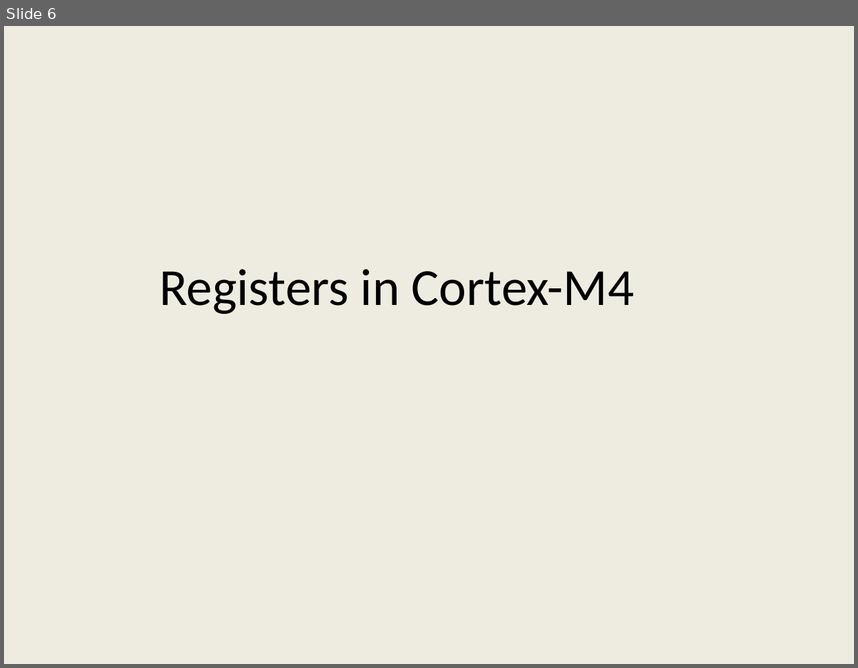
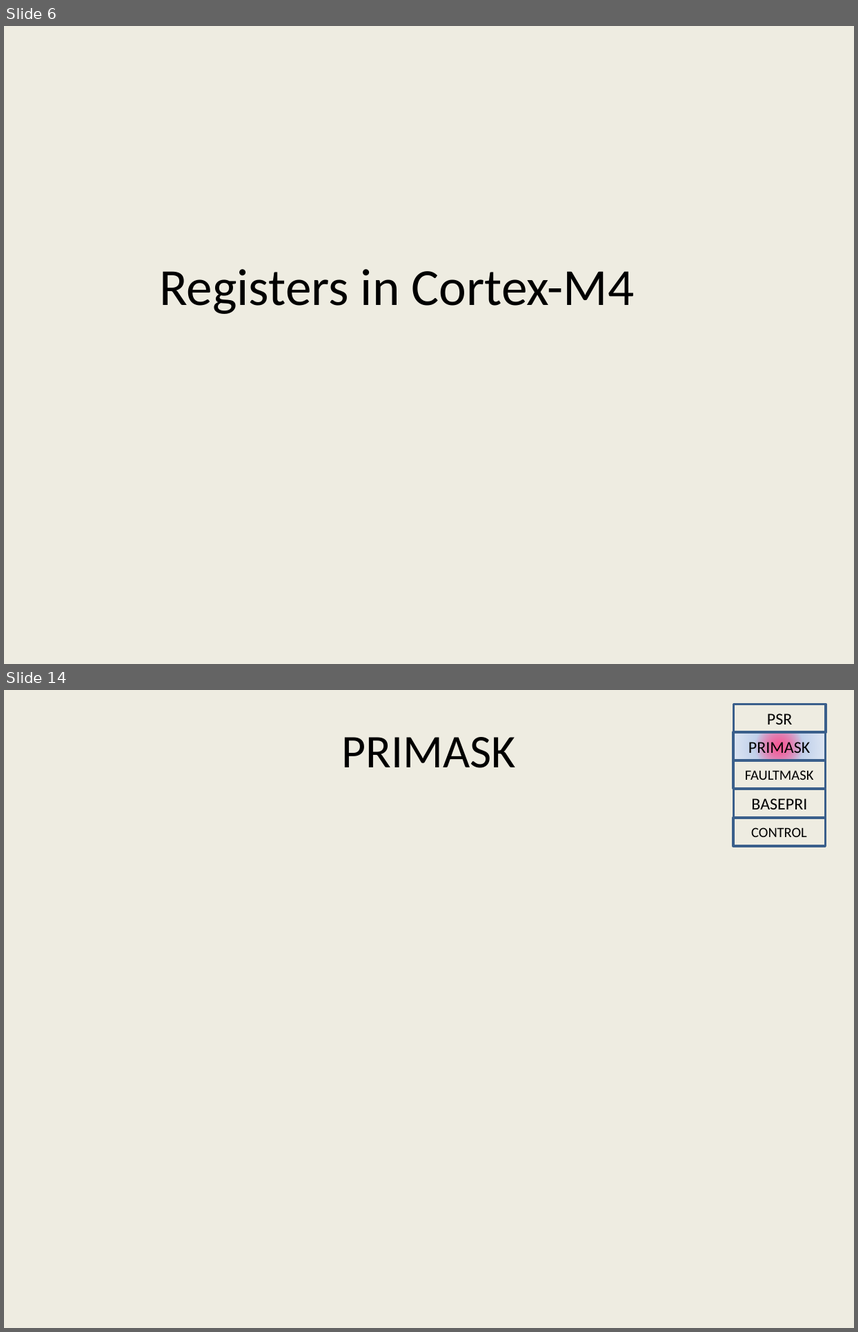
Before and after one commit to girishsukukumar/ARM-Architecture, a slide deck: Module-4.pptx. Shown one above the other, each under a label of ours: slide 6 before the commit, slides 6 and 14 after it; the slides between them are not shown. The pictures are 858x668 and 858x1332 pixels, drawn with LibreOffice and Linux fonts; fonts in the diff are those of the drawing. Boxes give left, top, right and bottom in pixels: in the first picture for what was removed or moved away, otherwise in the second. Text is boxed around its words. In the diff, an @@ line names an element or a change of style, - is before the commit and + after.

```diff
--- a/Module-4.pptx
+++ b/Module-4.pptx
@@ slide 14 added at <box>4,690,854,1328</box>, background #EEECE1 @@
@@ rectangle added at <box>733,704,825,733</box>, outline #3A5F8C 2 pt, 14 pt, text #000000 @@
+PSR
@@ title added at <box>342,737,516,768</box>, 39.6 pt, text #000000 @@
+PRIMASK
@@ rectangle added at <box>733,733,825,760</box>, fill gradient #FF0066 to #C2D1ED to #E1E8F5, outline #3A5F8C 2 pt, 14 pt, text #000000 @@
+PRIMASK
@@ rectangle added at <box>733,760,825,788</box>, outline #3A5F8C 2 pt, 12 pt, text #000000 @@
+FAULTMASK
@@ rectangle added at <box>733,789,825,818</box>, outline #3A5F8C 2 pt, 14 pt, text #000000 @@
+BASEPRI
@@ rectangle added at <box>733,818,825,845</box>, outline #3A5F8C 2 pt, 12 pt, text #000000 @@
+CONTROL
```
Also in this commit, not shown: 1 slide changed, 10 other slides added, 11 slides removed.
